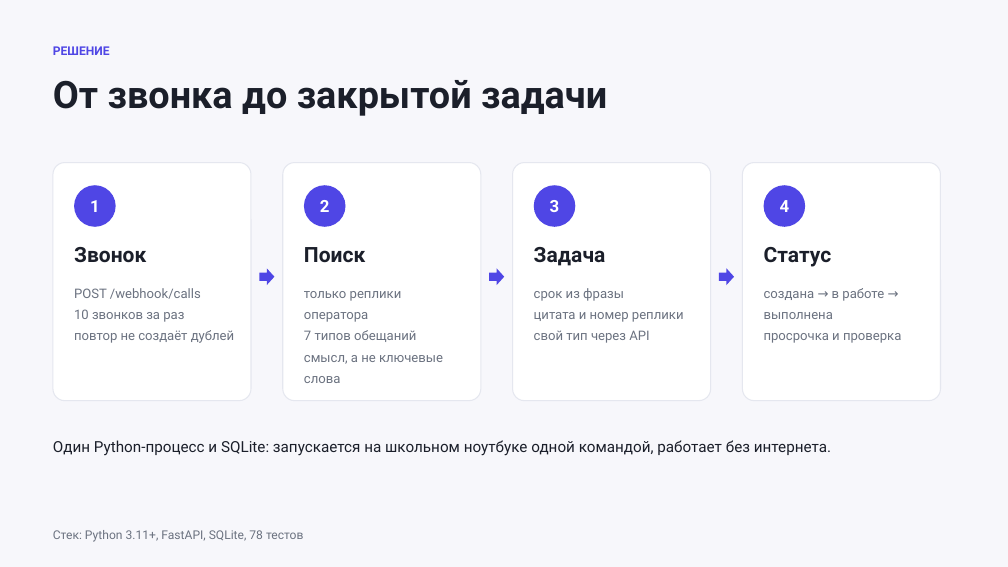
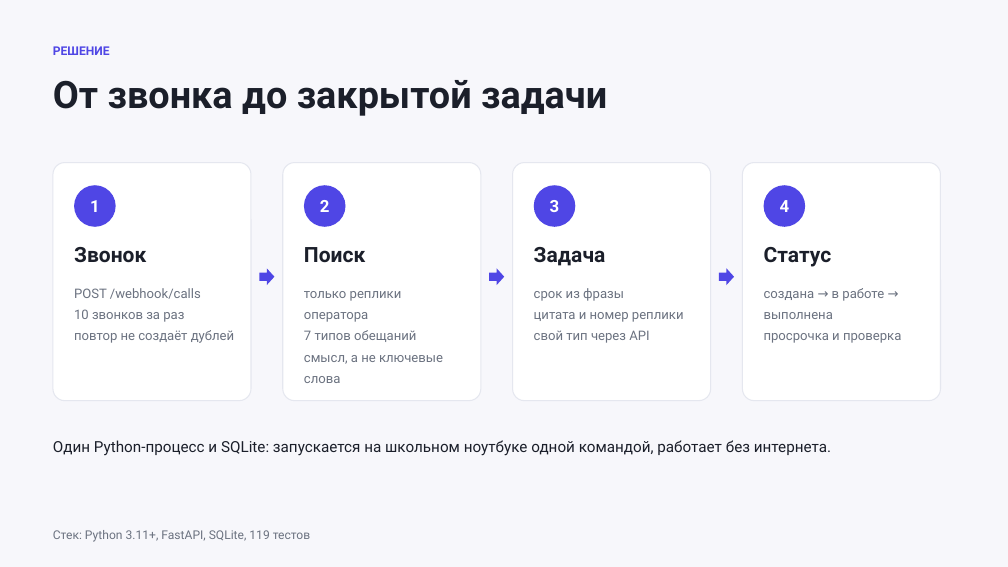
Before and after one commit to jabkamamka/promise-control, a slide deck: slide 3 of docs/Презентация_7_минут.pptx. Drawn at 1008x567 pixels with LibreOffice and Linux fonts; fonts in the diff are those of the drawing. Boxes give left, top, right and bottom in pixels: in the first picture for what was removed or moved away, otherwise in the second. Text is boxed around its words. In the diff, an @@ line names an element or a change of style, - is before the commit and + after.

```diff
--- a/docs/Презентация_7_минут.pptx
+++ b/docs/Презентация_7_минут.pptx
@@ text at [53,530,310,542]: text changed @@
-Стек: Python 3.11+, FastAPI, SQLite, 78 тестов
+Стек: Python 3.11+, FastAPI, SQLite, 119 тестов
```
Also in this commit, not shown: 2 other slides changed, 37 other files.
